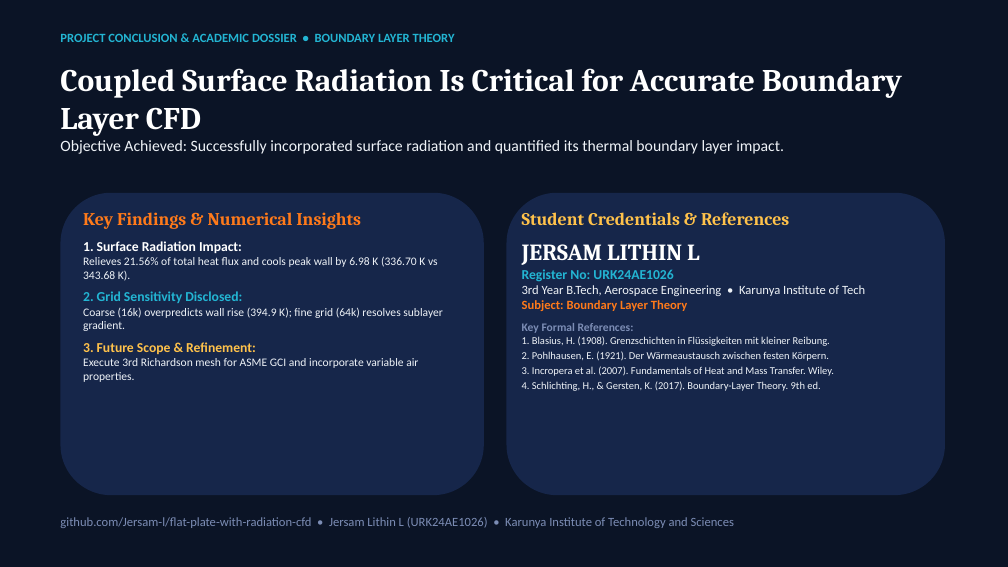
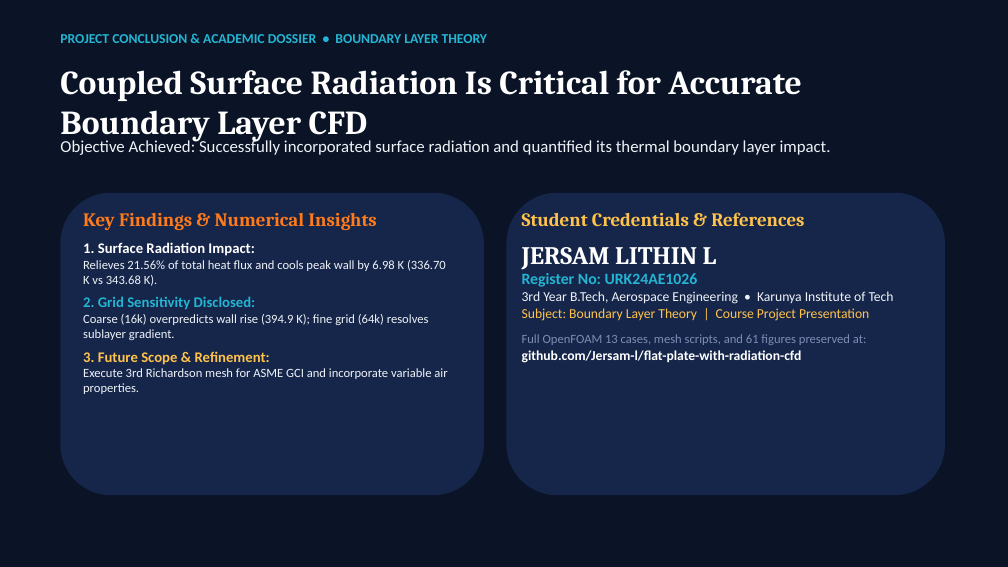
Before and after one commit to Jersam-l/flat-plate-with-radiation-cfd, a slide deck: slide 14 of Flat_Plate_Radiation_CFD_Pitch.pptx (slide 8 before the commit). Drawn at 1008x567 pixels with LibreOffice and Linux fonts; fonts in the diff are those of the drawing. Boxes give left, top, right and bottom in pixels: in the first picture for what was removed or moved away, otherwise in the second. Text is boxed around its words. In the diff, an @@ line names an element or a change of style, - is before the commit and + after.

Commit message:
feat(pitch): expanded 14-slide narrative story deck with large legible fonts for Jersam Lithin L

```diff
--- a/Flat_Plate_Radiation_CFD_Pitch.pptx
+++ b/Flat_Plate_Radiation_CFD_Pitch.pptx
@@ text "PROJECT CONCLUSION & ACADEMIC DOSSIER ..." at [60, 34, 487, 43]: size 12 to 13 pt @@
@@ text "Coupled Surface Radiation Is Critical ..." at [60, 70, 801, 142]: size 30 to 32 pt @@
@@ text "Objective Achieved: Successfully incorporated surface ..." at [60, 139, 831, 155]: size 15 to 16 pt @@
@@ text "Key Findings & Numerical Insights" at [83, 213, 447, 394]: size 17 to 18 pt in "Key Findings & Numerical Insights"; size 13 to 14 pt in "1. Surface Radiation Impact:", "2. Grid Sensitivity Disclosed:", "3. Future Scope & Refinement:"; size 11 to 12 pt in "Relieves 21.56% of total heat flux and ...", "Coarse (16k) overpredicts wall rise (394.9 K); ...", "Execute 3rd Richardson mesh for ASME GCI ..." @@
@@ text at [522, 212, 894, 304]: size 17 to 18 pt in "Student Credentials & References"; size 22 to 24 pt in "JERSAM LITHIN L"; size 13 to 15 pt in "Register No: URK24AE1026"; size 12 to 13 pt in "3rd Year B.Tech, Aerospace Engineering • Karunya ..." @@
@@ text at [522, 308, 869, 363]: text changed; size 10 to 13 pt; text colour #EEF2F7 to #7C8DB5 @@
-Subject: Boundary Layer Theory
-Key Formal References:
-1. Blasius, H. (1908). Grenzschichten in Flüssigkeiten mit kleiner Reibung.
-2. Pohlhausen, E. (1921). Der Wärmeaustausch zwischen festen Körpern.
-3. Incropera et al. (2007). Fundamentals of Heat and Mass Transfer. Wiley.
-4. Schlichting, H., & Gersten, K. (2017). Boundary-Layer Theory. 9th ed.
+Subject: Boundary Layer Theory | Course Project Presentation
+Full OpenFOAM 13 cases, mesh scripts, and 61 figures preserved at:
+github.com/Jersam-l/flat-plate-with-radiation-cfd
@@ text removed at [60, 517, 734, 528] @@
-github.com/Jersam-l/flat-plate-with-radiation-cfd • Jersam Lithin L (URK24AE1026) • Karunya Institute of Technology and Sciences
```
Also in this commit, not shown: 6 other slides changed, 7 slides added, 1 slide removed, 55 other files.
